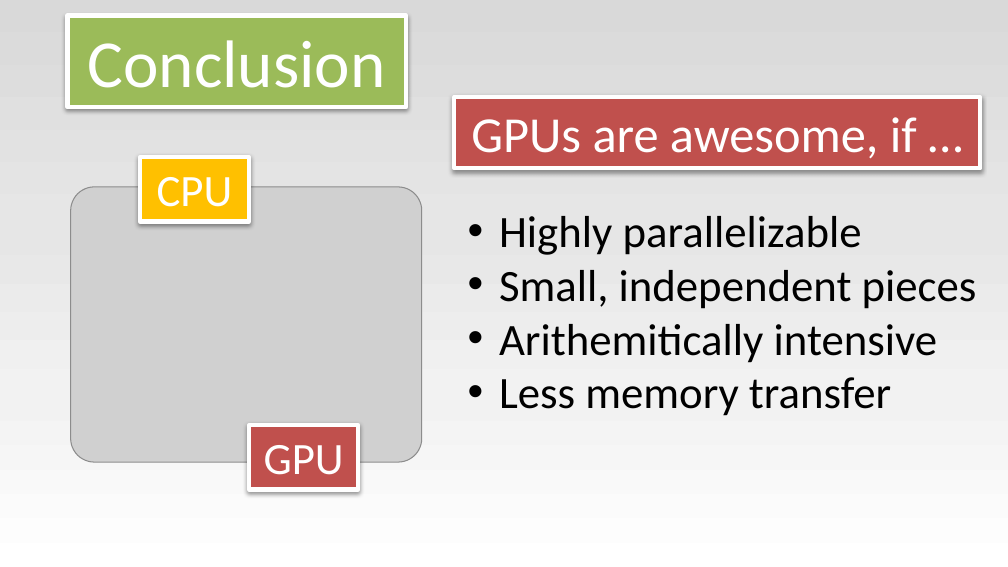
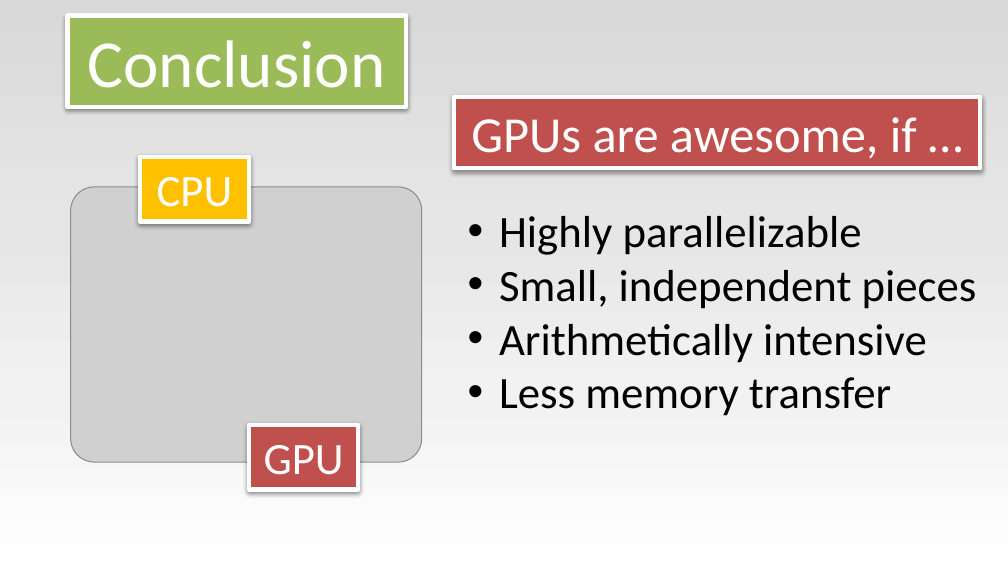
Before and after one commit to bernhardmgruber/bachelor_thesis, a slide deck: slide 16 of presentations/BAS_2/OpenCL.pptx. Drawn at 1008x567 pixels with LibreOffice and Linux fonts; fonts in the diff are those of the drawing; grey boxes stand for pictures. Boxes give left, top, right and bottom in pixels: in the first picture for what was removed or moved away, otherwise in the second. Text is boxed around its words. In the diff, an @@ line names an element or a change of style, - is before the commit and + after.

Commit message:
final version

```diff
--- a/presentations/BAS_2/OpenCL.pptx
+++ b/presentations/BAS_2/OpenCL.pptx
@@ text at (499, 324, 927, 363): text changed @@
-• Arithemitically intensive
+• Arithmetically intensive
```
